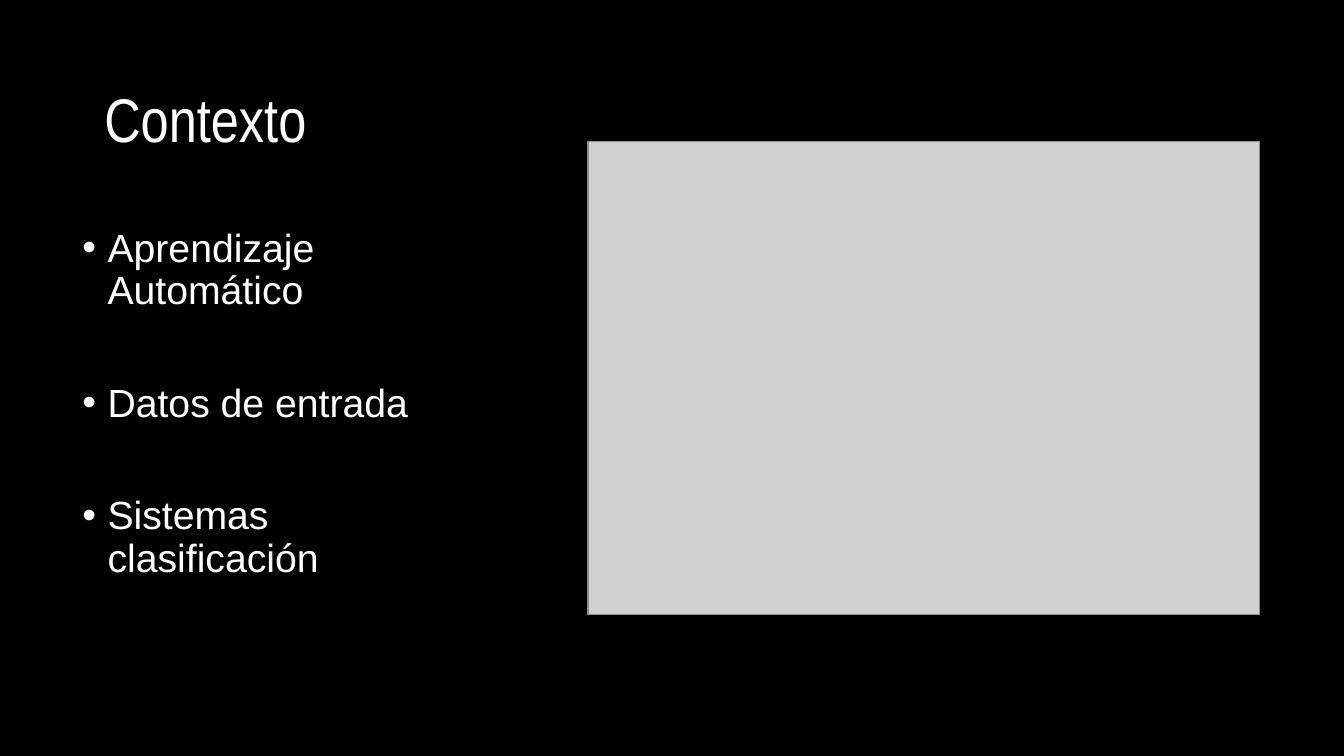
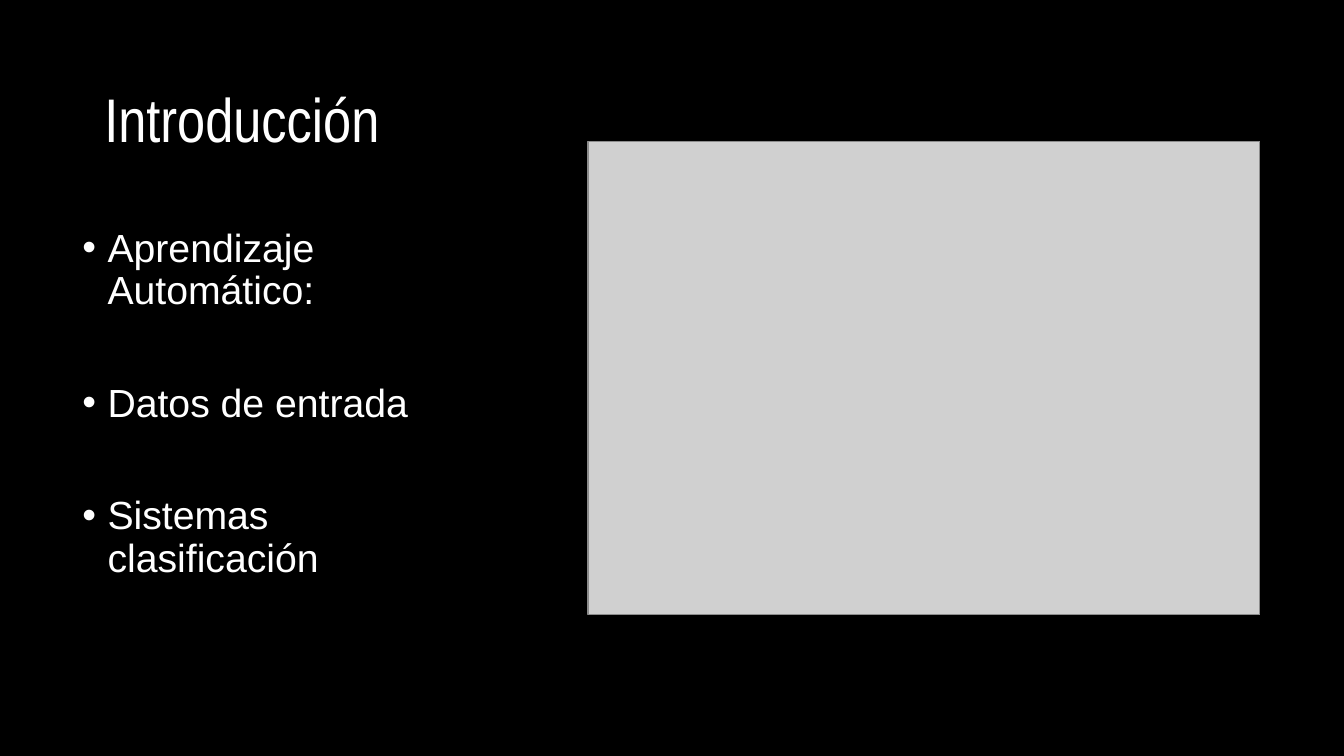
Before and after one commit to Tiburtzio/TFG, a slide deck: slide 2 of Docs/Presentacion.pptx. Drawn at 1344x756 pixels with LibreOffice and Linux fonts; fonts in the diff are those of the drawing; grey boxes stand for pictures. Boxes give left, top, right and bottom in pixels: in the first picture for what was removed or moved away, otherwise in the second. Text is boxed around its words. In the diff, an @@ line names an element or a change of style, - is before the commit and + after.

```diff
--- a/Docs/Presentacion.pptx
+++ b/Docs/Presentacion.pptx
@@ title at <box>104,96,379,143</box>: text changed @@
-Contexto
+Introducción
@@ text at <box>108,233,315,305</box>: text changed @@
-• Aprendizaje Automático
+• Aprendizaje Automático:
```
Also in this commit, not shown: 1 other slide changed.
